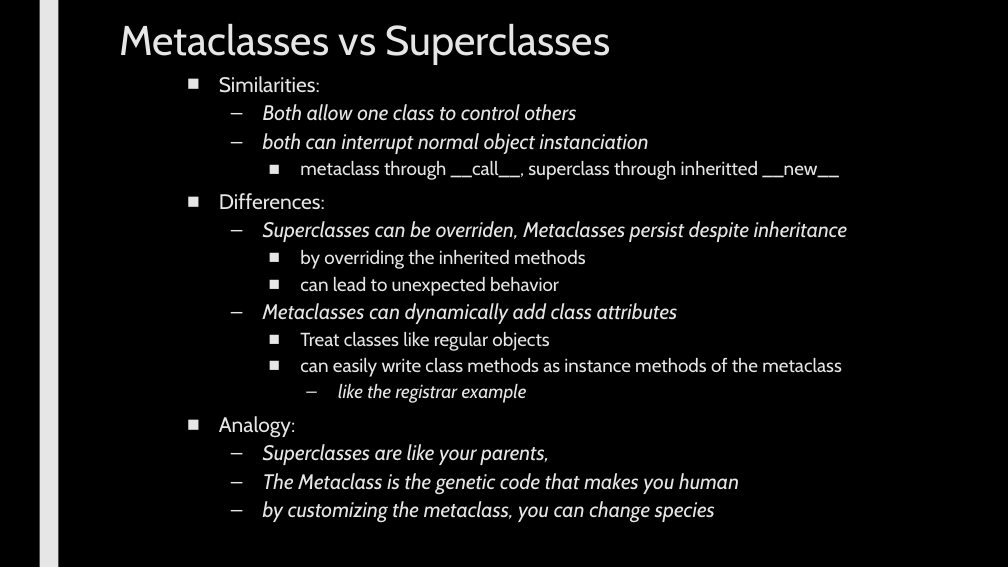
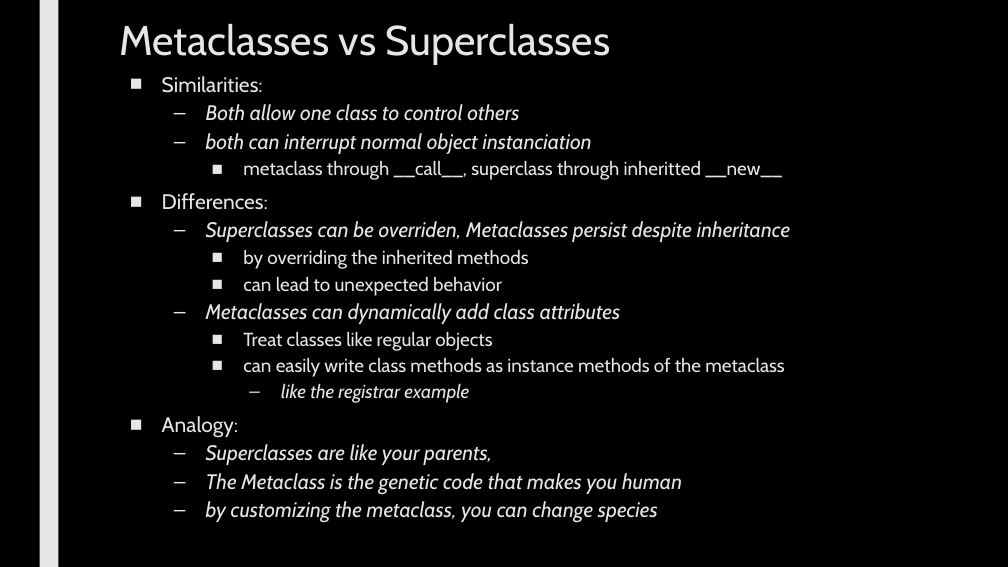
Before and after one commit to max7patek/metaprogramming, a slide deck: slide 18 of slides/05-Metaclasses.pptx (slide 16 before the commit). Drawn at 1008x567 pixels with LibreOffice and Linux fonts; fonts in the diff are those of the drawing. Boxes give left, top, right and bottom in pixels: in the first picture for what was removed or moved away, otherwise in the second. Text is boxed around its words. In the diff, an @@ line names an element or a change of style, - is before the commit and + after.

Commit message:
final changes to metaclasses slides

```diff
--- a/slides/05-Metaclasses.pptx
+++ b/slides/05-Metaclasses.pptx
@@ text "Similarities:": place and size @@
-text "Similarities:" at [219,76,847,523]
+text "Similarities:" at [162,76,790,523]
```
Also in this commit, not shown: 6 other slides changed, 2 slides added.
